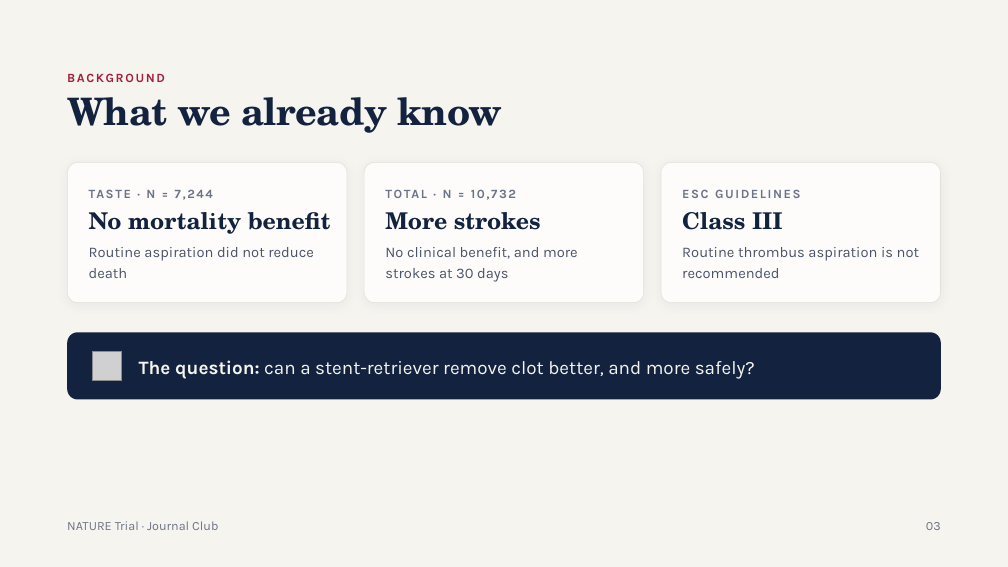
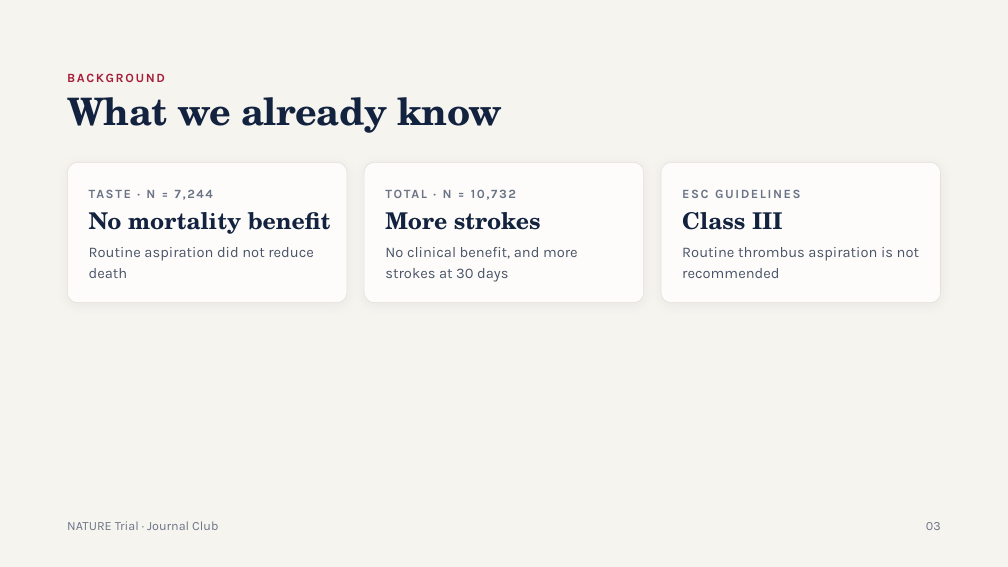
Before and after one commit to Waqar-msx9t/cs8630-A, a slide deck: slide 3 of presentations/NATURE_Trial_Journal_Club.pptx. Drawn at 1008x567 pixels with LibreOffice and Linux fonts; fonts in the diff are those of the drawing; grey boxes stand for pictures. Boxes give left, top, right and bottom in pixels: in the first picture for what was removed or moved away, otherwise in the second. Text is boxed around its words. In the diff, an @@ line names an element or a change of style, - is before the commit and + after.

```diff
--- a/presentations/NATURE_Trial_Journal_Club.pptx
+++ b/presentations/NATURE_Trial_Journal_Club.pptx
@@ rounded rectangle removed at [67, 333, 941, 400] @@
@@ picture removed at [92, 352, 122, 381] @@
@@ text removed at [139, 360, 755, 379] @@
-The question: can a stent-retriever remove clot better, and more safely?
```
